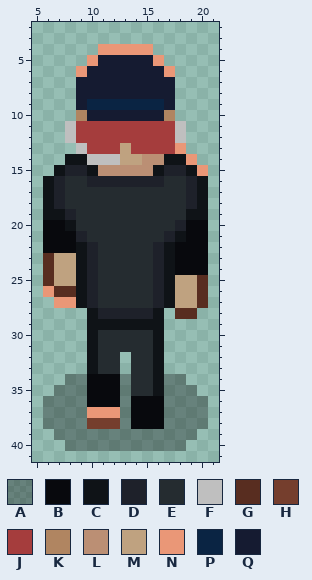
Pixel-art sprite, stored at art/corporation/villains/Corporation Security T1_run_right2.png. Above, as it was before the edit.
The file is 27x42 pixels. Shown: x 5..21, y 2..41.
Palette (. is transparent): A #00000050  B #08090d  C #0f1317  D #1e212a  E #252c30  F #bfbfbf  G #582d20  H #753e2d  J #a53d3d  K #b08561  L #bb8f74  M #bfa280  N #ea9777  P #0a2443  Q #151b31
Pixels before, first column x 6:
 4 .....NNNNN.....
 5 ....NQQQQQN....
 6 ...NQQQQQQQN...
 7 ...QQQQQQQQQ...
 8 ...QQQQQQQQQ...
 9 ...QPPPPPPPQ...
10 ...KQQQQQQQK...
11 ..FJJJJJJJJJF..
12 ..FJJJJJJJJJF..
13 ...FJJJMJJJJN..
14 ..CCFFFMMLLCCN.
15 .CDDCLLLLLCDDCN
16 CDEEDDDDDDDEEDC
17 CDEEEEEEEEEEEDC
18 CDEEEEEEEEEEEDC
19 CCDEEEEEEEEEECC
20 BBCEEEEEEEEEDBB
21 BBBDEEEEEEEDCBB
22 BBBCDEEEEEDCBBB
23 GMMCDEEEEEDCBBB
24 GMMCDEEEEEDCBBB
25 GMMCDEEEEEDCMMG
26 NGGCDEEEEEDCMMG
27 .NNCDEEEEEDCMMG
28 ....CDDDDDC.GG.
29 ....CCCCCCC....
30 ....CEEEEEC....
31 ....CEEEEEC....
32 ....CEE.EEC....
33 ....CEE.EEC....
34 ..AABBBAEECAA..
35 .AAABBBAEECAAA.
36 AAAABBBABBBAAAA
37 AAAANNNABBBAAAA
38 AAAAHHHABBBAAAA
39 .AAAAAAAAAAAAA.
40 ..AAAAAAAAAAA..
The same view after the edit:
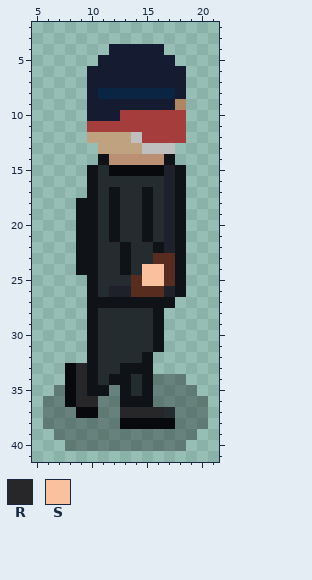
Colours new in this view: R #272729  S #f9c19d
Message: Corporation Security T1 runs right correctly, without a mannequinn behind him.
Difference:
y 4: x 11..16 NNNNN. -> .QQQQQ
y 5: x 10 N -> .; x 16..17 N. -> QQ
y 6: x 9 N -> .; x 17..18 N. -> QQ
y 7: x 9 Q -> .; x 18 . -> Q
y 8: x 9 Q -> .; x 11..18 QQQQQQQ. -> PPPPPPPQ
y 9: x 9..16 QPPPPPPP -> .QQQQQQQ; x 18 . -> K
y 10: x 9 K -> .; x 13..18 QQQQK. -> JJJJJJ
y 11: x 8..9 FJ -> ..; x 18 F -> J
y 12: x 8..14 FJJJJJJ -> ..MMMMF; x 18 F -> J
y 13: x 9..12 FJJJ -> ..MM; x 14..18 JJJJN -> MFFF.
y 14: x 8..14 CCFFFMM -> ...CLLL; x 18..19 CN -> ..
y 15: x 7..9 CDD -> ...; x 11..16 LLLLLC -> EBBBBB; x 18..20 DCN -> C..
y 16: x 6..20 CDEEDDDDDDDEEDC -> ....CEEEEEEDC..
y 17: x 6..10 CDEEE -> ....C; x 12 E -> C; x 15 E -> C; x 17..20 EEDC -> DC..
y 18: x 6..10 CDEEE -> ...CC; x 12 E -> C; x 15 E -> C; x 17..20 EEDC -> DC..
y 19: x 6..10 CCDEE -> ...CC; x 12 E -> C; x 15 E -> C; x 17..20 EECC -> DC..
y 20: x 6..10 BBCEE -> ...CC; x 12 E -> C; x 15 E -> C; x 17..20 EDBB -> DC..
y 21: x 6..10 BBBDE -> ...CC; x 12 E -> C; x 15 E -> C; x 19..20 BB -> ..
y 22: x 6..8 BBB -> ...; x 10 D -> C; x 13 E -> C; x 16..20 DCBBB -> CDC..
y 23: x 6..8 GMM -> ...; x 10 D -> C; x 13 E -> C; x 16..20 DCBBB -> GGC..
y 24: x 6..8 GMM -> ...; x 10 D -> C; x 13 E -> C; x 15..20 EDCBBB -> SSGC..
y 25: x 6..10 GMMCD -> ....C; x 14..20 EEDCMMG -> GSSGC..
y 26: x 6..10 NGGCD -> ....C; x 12..20 EEEEDCMMG -> DDGGGDC..
y 27: x 7..16 NNCDEEEEED -> ...CCCCCCC; x 18..20 MMG -> ...
y 28: x 11..15 DDDDD -> EEEEE; x 18..19 GG -> ..
y 29: x 11..15 CCCCC -> EEEEE
y 32: x 13 . -> E; x 15..16 EC -> C.
y 33: x 8..9 .. -> BR; x 13..16 .EEC -> CCC.
y 34: x 8..13 AABBBA -> BRCECC; x 15..16 EC -> CA
y 35: x 8..13 AABBBA -> BRCCAC; x 15..16 EC -> CA
y 36: x 8..16 AABBBABBB -> BRRAACCCA
y 37: x 9..17 ANNNABBBA -> BBAARRRRE
y 38: x 10..13 HHHA -> AAAB; x 17 A -> B
